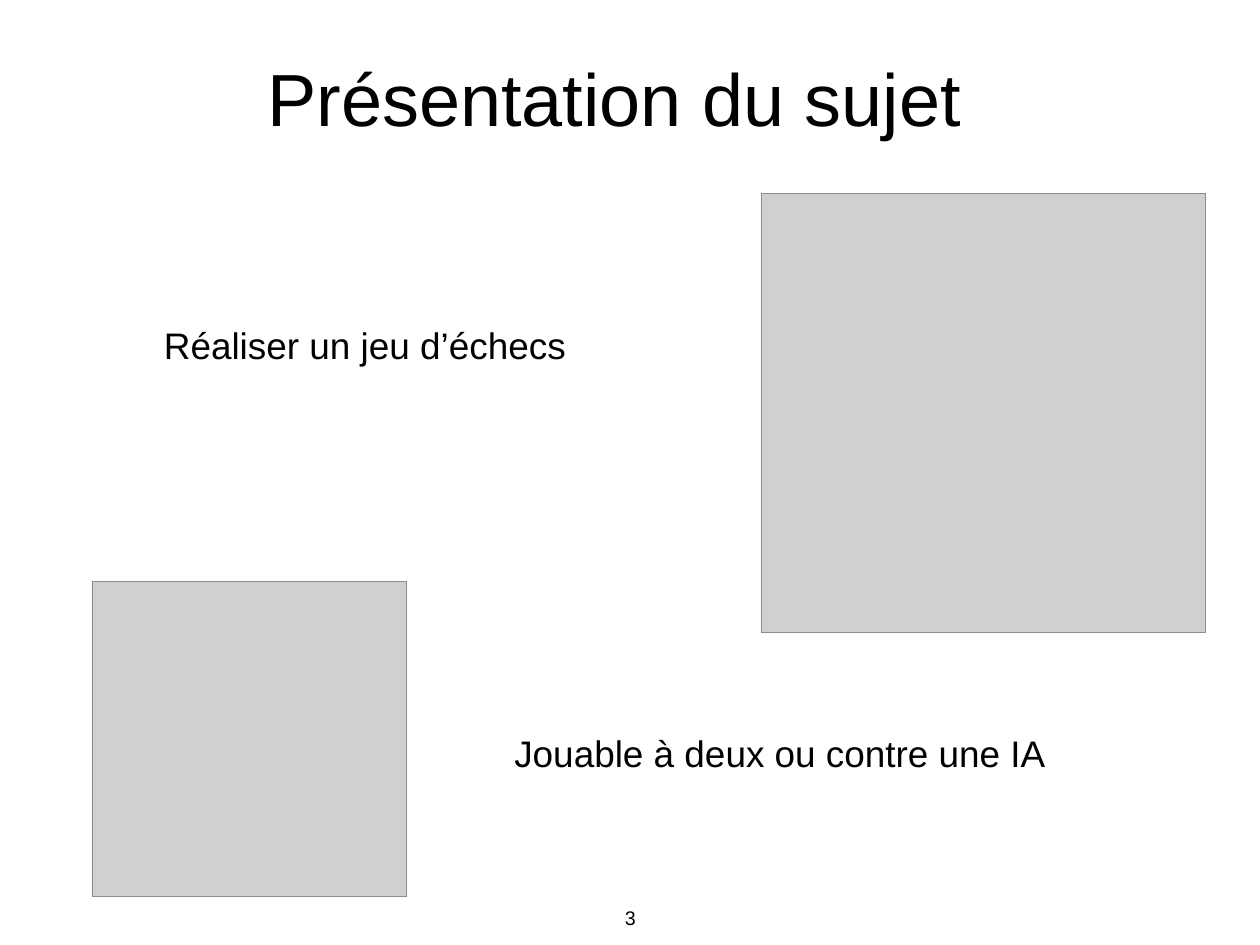
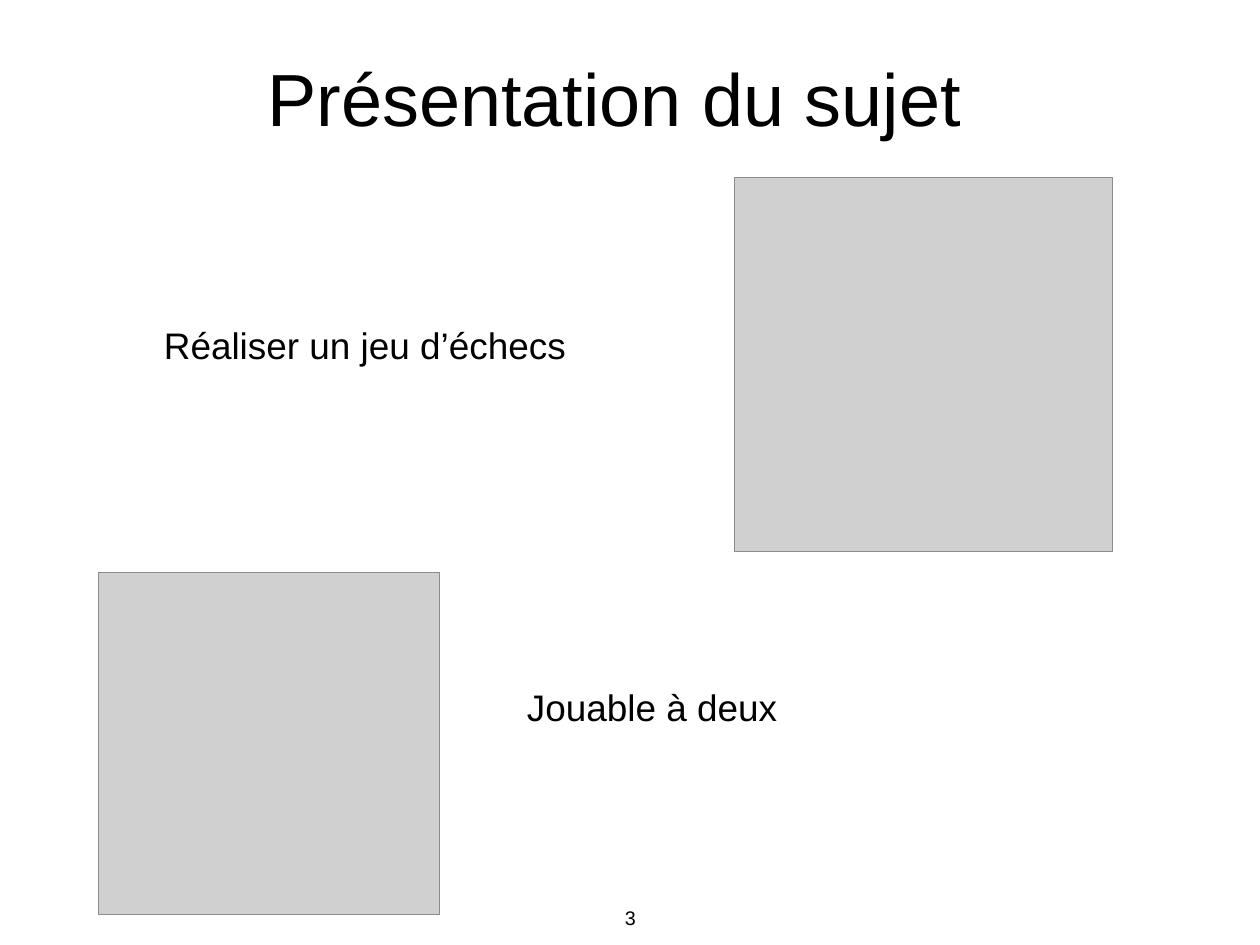
Before and after one commit to skwalala/jeu-d-echec, a slide deck: slide 3 of doc/diapo pour les bouseux.pptx. Drawn at 1260x945 pixels with LibreOffice and Linux fonts; fonts in the diff are those of the drawing; grey boxes stand for pictures. Boxes give left, top, right and bottom in pixels: in the first picture for what was removed or moved away, otherwise in the second. Text is boxed around its words. In the diff, an @@ line names an element or a change of style, - is before the commit and + after.

```diff
--- a/doc/diapo pour les bouseux.pptx
+++ b/doc/diapo pour les bouseux.pptx
@@ picture: place and size @@
-picture at <box>761,193,1206,632</box>
+picture at <box>735,178,1113,552</box>
@@ picture: place and size @@
-picture at <box>92,581,408,897</box>
+picture at <box>98,572,440,914</box>
@@ text at <box>527,693,777,722</box>: text changed @@
-Jouable à deux ou contre une IA
+Jouable à deux
```
Also in this commit, not shown: 3 other slides changed, 1 slide added, 1 slide removed, 6 other files.
